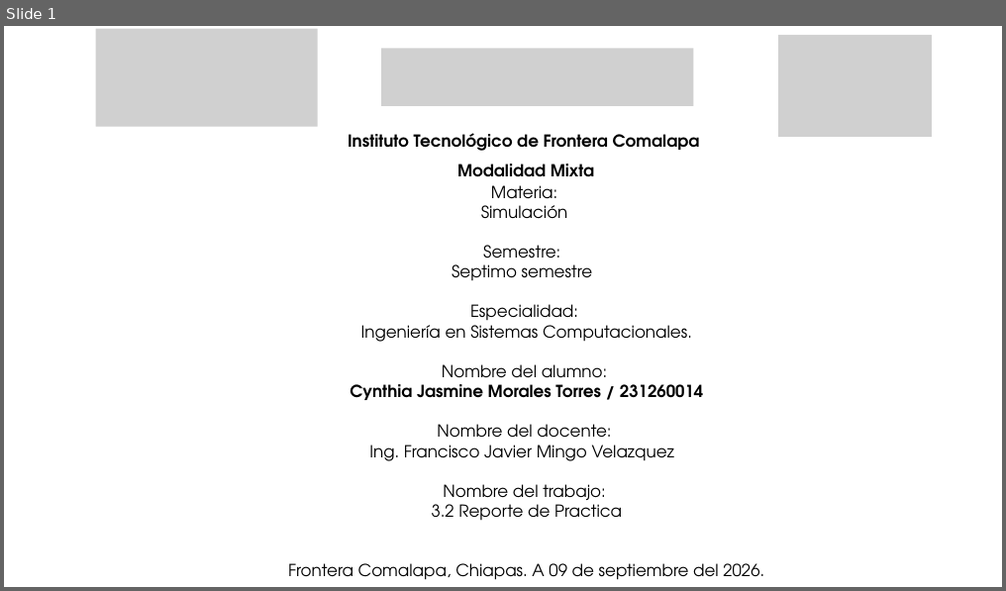
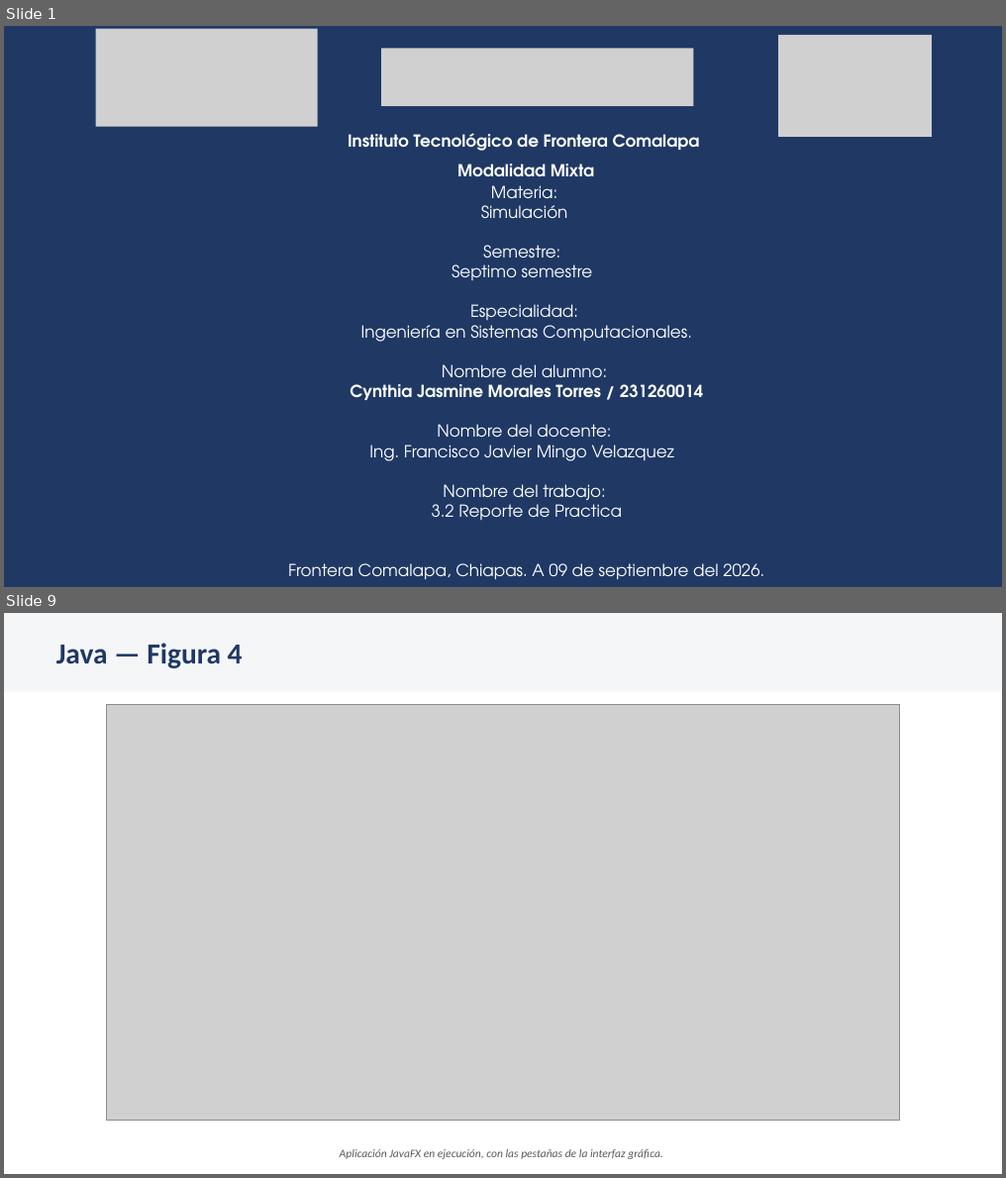
Before and after one commit to Cynthia21Morales/SIMULACION_CynthiaJasmineMT, a slide deck: SIM-Tema-3/Actividad 3.2 Reporte de Practica_CynthiaMorales_SIM_7ISCM.pptx. Shown one above the other, each under a label of ours: slide 1 before the commit, slides 1 and 9 after it; the slides between them are not shown. The pictures are 1006x591 and 1006x1178 pixels, drawn with LibreOffice and Linux fonts; fonts in the diff are those of the drawing; grey boxes stand for pictures. Boxes give left, top, right and bottom in pixels: in the first picture for what was removed or moved away, otherwise in the second. Text is boxed around its words. In the diff, an @@ line names an element or a change of style, - is before the commit and + after.

```diff
--- a/SIM-Tema-3/Actividad 3.2 Reporte de Practica_CynthiaMorales_SIM_7ISCM.pptx
+++ b/SIM-Tema-3/Actividad 3.2 Reporte de Practica_CynthiaMorales_SIM_7ISCM.pptx
@@ slide 9 added at (4,613,1002,1174), background #FFFFFF @@
@@ rectangle added at (4,613,1002,691), fill #F5F6F8 @@
@@ text added at (56,643,243,668), 28 pt, text #1F3864, bold @@
+Java — Figura 4
@@ picture added at (106,704,899,1120) @@
@@ text added at (340,1150,663,1159), 11 pt, text #595959, italic @@
+Aplicación JavaFX en ejecución, con las pestañas de la interfaz gráfica.
@@ slide 1 changed as well @@
@@ background #FFFFFF to #1F3864 @@
@@ text "Instituto Tecnológico de Frontera Comalapa" at (348,133,700,176): text colour #000000 to #FFFFFF @@
@@ text "Materia:" at (288,185,764,580): text colour #000000 to #FFFFFF @@
```
Also in this commit, not shown: 18 other slides added, 20 slides removed, 1 other file.
